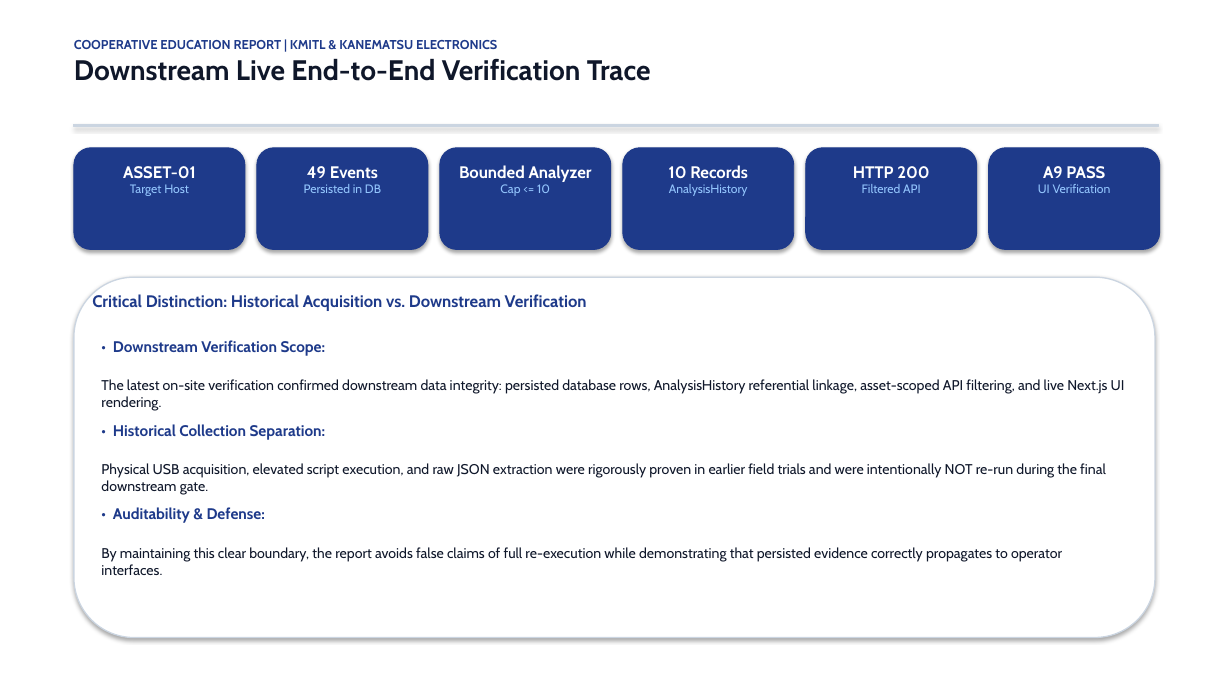
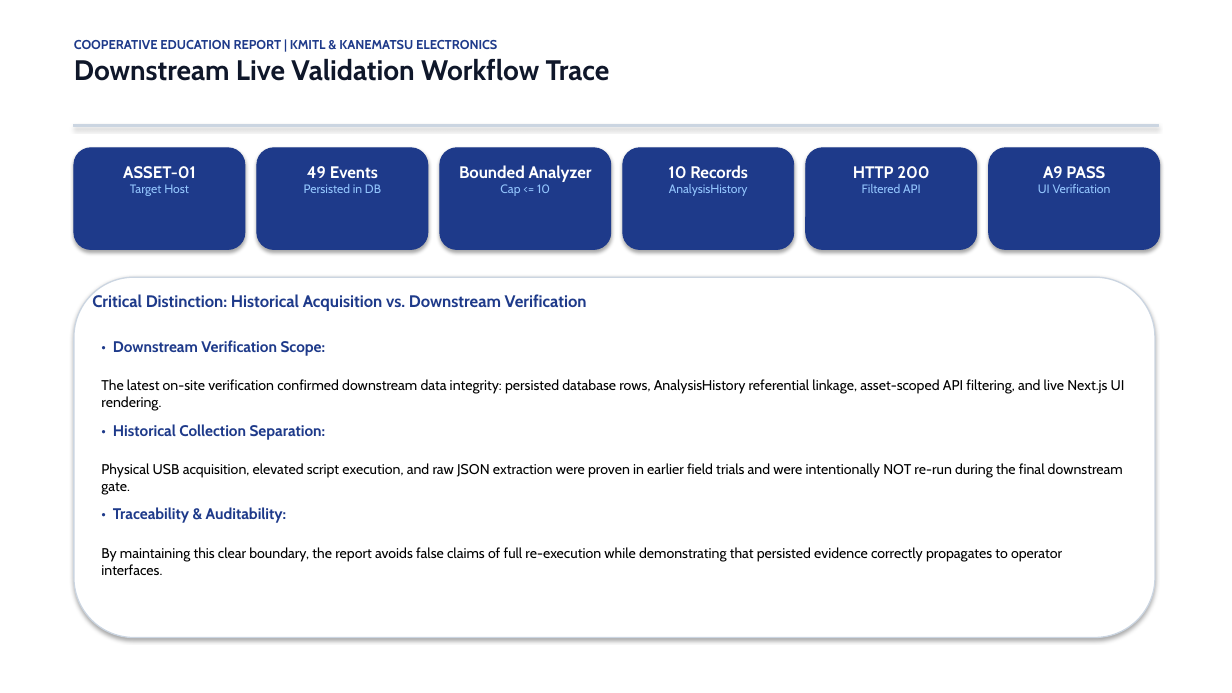
Before and after one commit to Ratthabhumi/EIMS, a slide deck: slide 12 of docs/presentation/EIMS_COOP_PRESENTATION_2026.pptx. Drawn at 1232x693 pixels with LibreOffice and Linux fonts; fonts in the diff are those of the drawing. Boxes give left, top, right and bottom in pixels: in the first picture for what was removed or moved away, otherwise in the second. Text is boxed around its words. In the diff, an @@ line names an element or a change of style, - is before the commit and + after.

Commit message:
docs(report): apply final editorial and presentation QA corrections

```diff
--- a/docs/presentation/EIMS_COOP_PRESENTATION_2026.pptx
+++ b/docs/presentation/EIMS_COOP_PRESENTATION_2026.pptx
@@ text at bbox=[74, 58, 610, 81]: text changed @@
-Downstream Live End-to-End Verification Trace
+Downstream Live Validation Workflow Trace
@@ text at bbox=[101, 379, 1125, 575]: text colour #0F172A to #000000 in "The latest on-site verification confirmed downstream data ...", "By maintaining this clear boundary, the report ..." @@
@@ text at bbox=[101, 463, 1123, 523]: text changed; text colour #0F172A to #000000 @@
-Physical USB acquisition, elevated script execution, and raw JSON extraction were rigorously proven in earlier field trials and were intentionally NOT re-run during the final downstream gate.
-• Auditability & Defense:
+Physical USB acquisition, elevated script execution, and raw JSON extraction were proven in earlier field trials and were intentionally NOT re-run during the final downstream gate.
+• Traceability & Auditability:
```
Also in this commit, not shown: 14 other slides changed, 16 other files.
